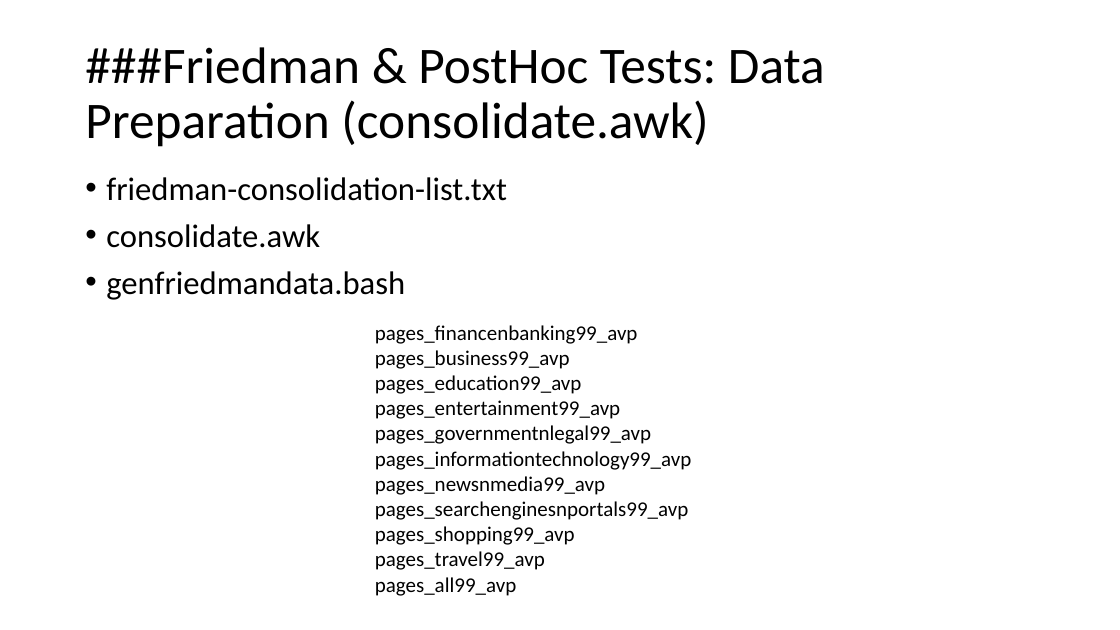
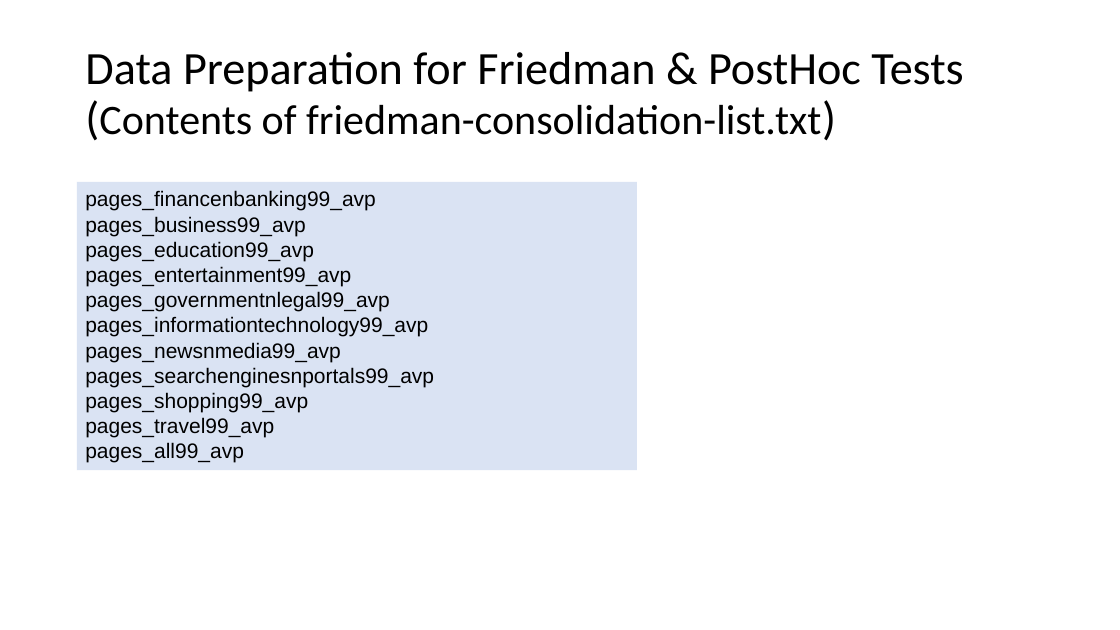
Before and after one commit to predmodelswebpage/mlt, a slide deck: slide 25 of Performance Evaluation of MLT in Web Page Load Time Prediction - Datasets and Scripts.pptx (slide 24 before the commit). Drawn at 1120x630 pixels with LibreOffice and Linux fonts; fonts in the diff are those of the drawing. Boxes give left, top, right and bottom in pixels: in the first picture for what was removed or moved away, otherwise in the second. Text is boxed around its words. In the diff, an @@ line names an element or a change of style, - is before the commit and + after.

```diff
--- a/Performance Evaluation of MLT in Web Page Load Time Prediction - Datasets and Scripts.pptx
+++ b/Performance Evaluation of MLT in Web Page Load Time Prediction - Datasets and Scripts.pptx
@@ title at [85,52,963,135]: text changed; size 44 to 39.6 pt @@
-###Friedman & PostHoc Tests: Data Preparation (consolidate.awk)
+Data Preparation for Friedman & PostHoc Tests
+(Contents of friedman-consolidation-list.txt)
@@ text removed at [106,177,507,300] @@
-• friedman-consolidation-list.txt
-• consolidate.awk
-• genfriedmandata.bash
@@ rectangle "pages_financenbanking99_avp": place and size @@
-rectangle "pages_financenbanking99_avp" at [375,325,692,596]
+rectangle "pages_financenbanking99_avp" at [77,182,638,471]
@@ rectangle "pages_financenbanking99_avp" at [77,182,638,471]: font Calibri to Arial; fill none to #DAE3F3 @@
```
Also in this commit, not shown: 9 other slides changed, 2 slides added.
